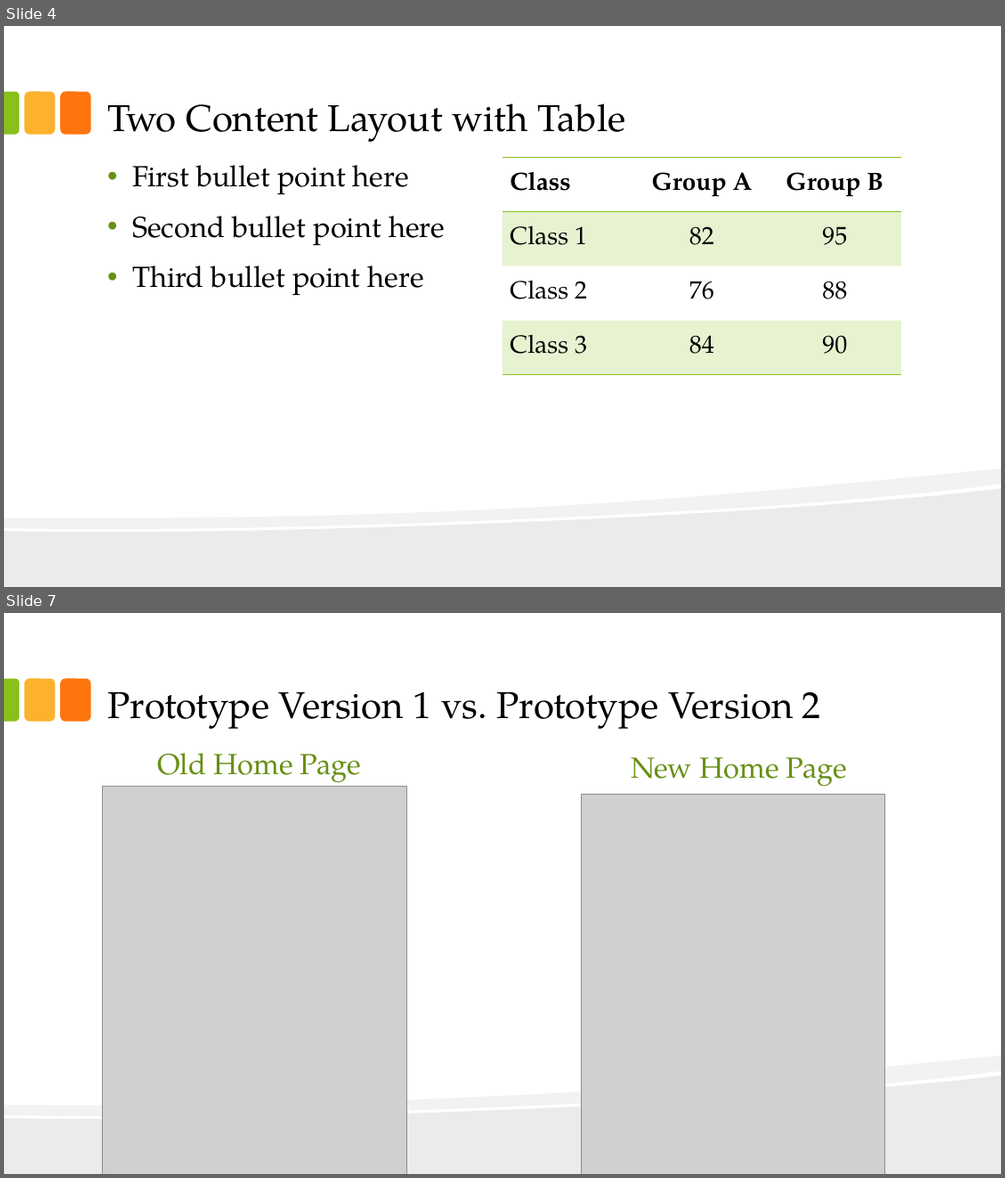
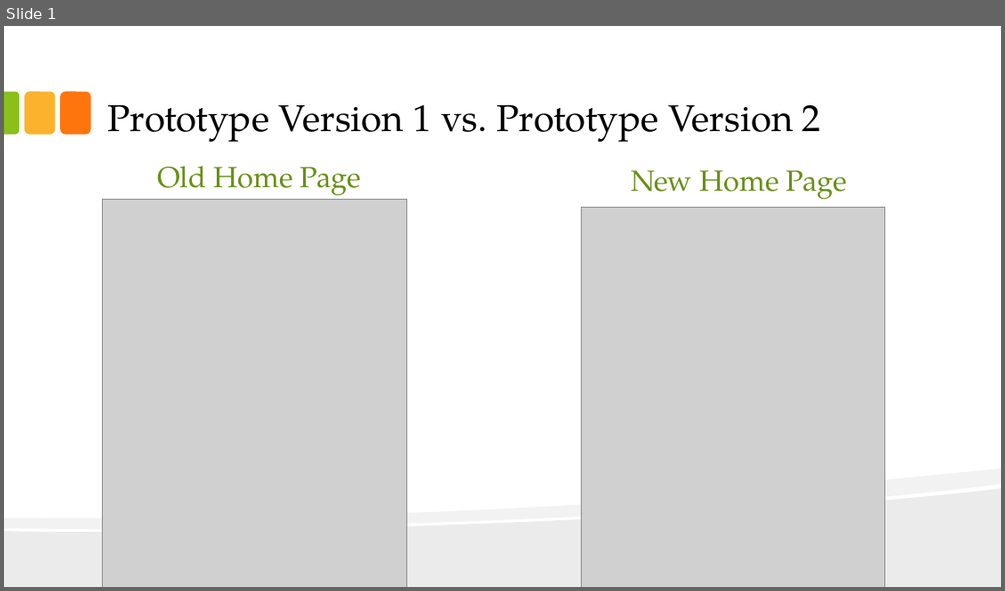
Before and after one commit to redlac/Interface-Design-Project-P3, a slide deck: Main Folder/presentation-calder.pptx. Shown one above the other, each under a label of ours: slides 4 and 7 before the commit, slide 1 after it; the slides between them are not shown. The pictures are 1005x1178 and 1005x591 pixels, drawn with LibreOffice and Linux fonts; fonts in the diff are those of the drawing; grey boxes stand for pictures. Boxes give left, top, right and bottom in pixels: in the first picture for what was removed or moved away, otherwise in the second. Text is boxed around its words. In the diff, an @@ line names an element or a change of style, - is before the commit and + after.

Commit message:
update

```diff
--- a/Main Folder/presentation-calder.pptx
+++ b/Main Folder/presentation-calder.pptx
@@ slide 4 removed at bbox=[4, 26, 1001, 587], background #FFFFFF; not listed: 5 template elements that a slide beside it also shows @@
@@ title removed at bbox=[107, 103, 626, 142] @@
-Two Content Layout with Table
@@ table removed at bbox=[502, 157, 901, 375], 4 rows, 3 columns @@
-Class | Group A | Group B
-Class 1 | 82 | 95
-Class 2 | 76 | 88
-Class 3 | 84 | 90
@@ text removed at bbox=[132, 165, 445, 295] @@
-• First bullet point here
-• Second bullet point here
-• Third bullet point here
@@ what was slide 7 is now slide 1 @@
```
Also in this commit, not shown: 7 other slides removed.
